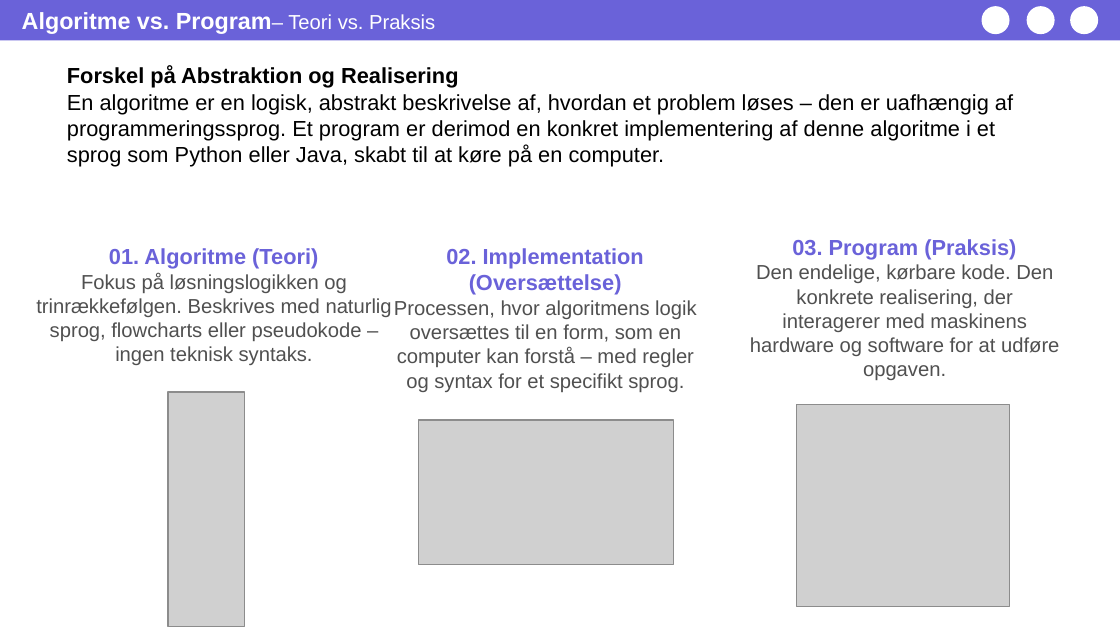
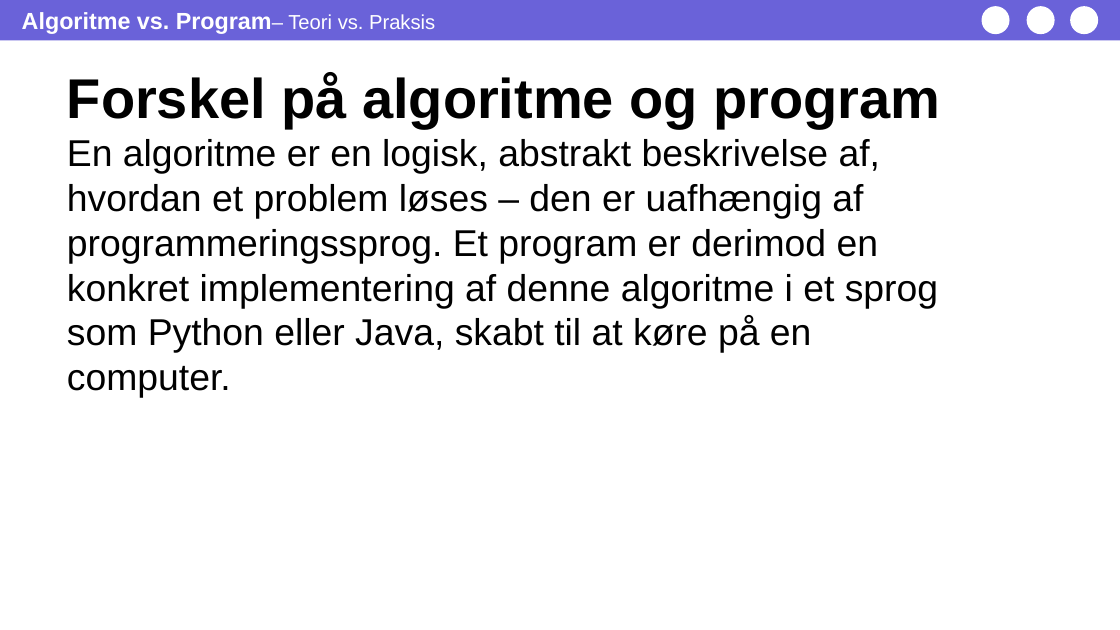
Before and after one commit to xiaoleibi/DMU26, a slide deck: slide 5 of ppt/Uge37_tirsdag_Algoritmer - Grundlæggende Programmering.pptx (slide 4 before the commit). Drawn at 1120x630 pixels with LibreOffice and Linux fonts; fonts in the diff are those of the drawing; grey boxes stand for pictures. Boxes give left, top, right and bottom in pixels: in the first picture for what was removed or moved away, otherwise in the second. Text is boxed around its words. In the diff, an @@ line names an element or a change of style, - is before the commit and + after.

```diff
--- a/ppt/Uge37_tirsdag_Algoritmer - Grundlæggende Programmering.pptx
+++ b/ppt/Uge37_tirsdag_Algoritmer - Grundlæggende Programmering.pptx
@@ text at [67,73,940,127]: text changed; size 14 to 36 pt @@
-Forskel på Abstraktion og Realisering
+Forskel på algoritme og program
@@ text at [67,139,938,398]: size 14 to 24 pt in "En algoritme er en logisk, abstrakt beskrivelse ..." @@
@@ text removed at [750,239,1059,356] @@
-03. Program (Praksis)
-Den endelige, kørbare kode. Den konkrete realisering, der interagerer med maskinens hardware og software for at udføre opgaven.
@@ text removed at [36,248,392,365] @@
-01. Algoritme (Teori)
-Fokus på løsningslogikken og trinrækkefølgen. Beskrives med naturlig sprog, flowcharts eller pseudokode – ingen teknisk syntaks.
@@ text removed at [394,248,697,392] @@
-02. Implementation (Oversættelse)
-Processen, hvor algoritmens logik oversættes til en form, som en computer kan forstå – med regler og syntax for et specifikt sprog.
@@ picture removed at [168,392,244,627] @@
@@ picture removed at [796,404,1009,607] @@
@@ picture removed at [419,420,674,564] @@
```
Also in this commit, not shown: 7 other slides changed, 3 slides added, 2 slides removed, 5 other files.
